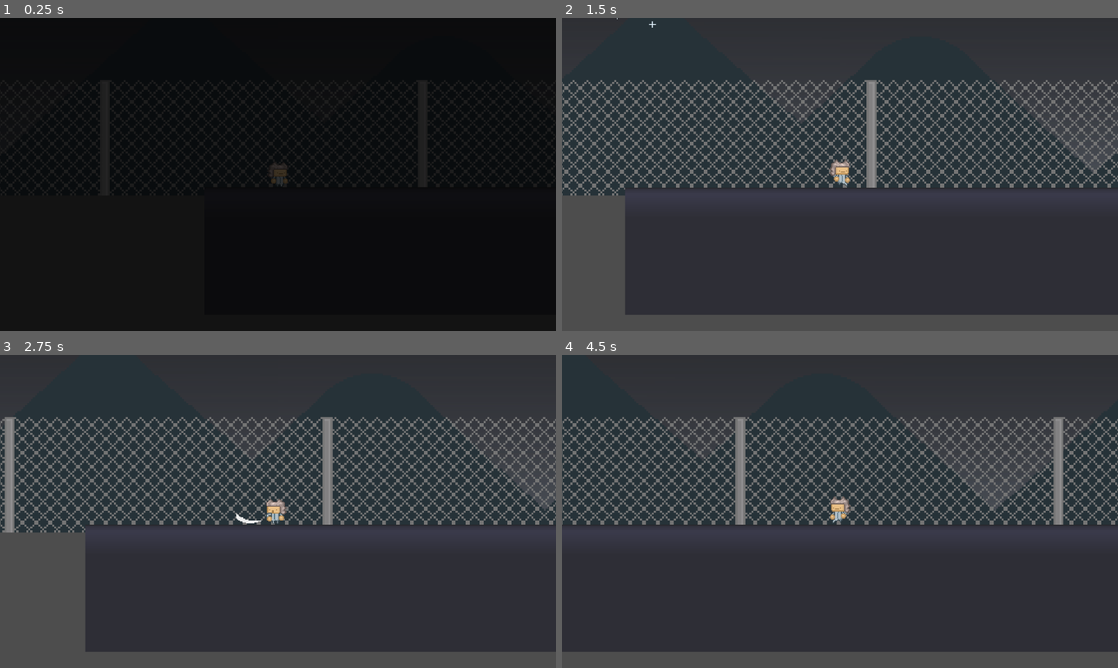
Above: before the commit, frames 1-4 (two rows, left to right).
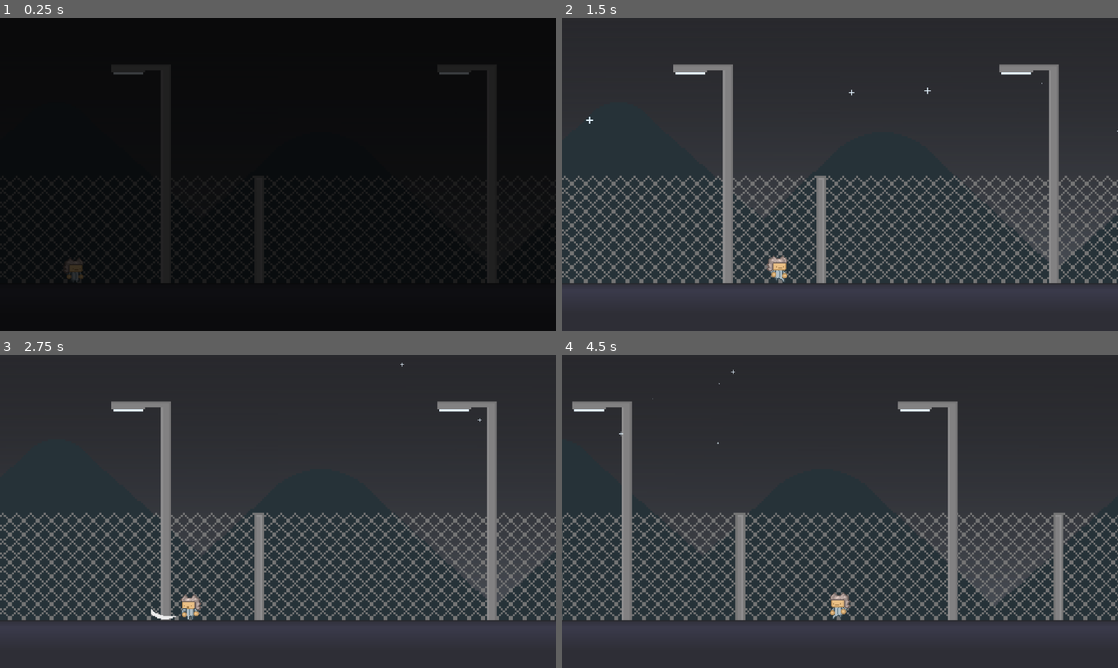
Above: after the commit, the same moments.

Repository: Brian-Magnuson/lab_escape_gd
Game: Godot game, scene res://scenes/level_A.tscn
The game is run twice, just before and just after one commit, with the same random seed, the same clock (stepped at 60 frames per second) and the same inputs. This scene is started directly instead of the project's main scene.
Inputs (mouse positions are in pixels of both pictures, inside the frame that each line leads up to):
- Up to frame 1 (0.25 s): no input
- Up to frame 2 (1.5 s): move the mouse to (962, 158) at 0.52 s; press the mouse at (962, 158) at 0.53 s; hold D (move_right) from 0.53 s (still down); tap Space (jump) at 0.77 s; move the mouse to (728, 190) at 1.27 s; release the mouse at (728, 190) at 1.28 s; tap E (interact) at 1.35 s
- Up to frame 3 (2.75 s): tap Space (jump) at 1.52 s; move the mouse to (333, 442) at 2.02 s; release D (move_right) at 2.03 s; press the mouse at (333, 442) at 2.03 s; hold A (move_left) from 2.03 s (still down)
- Up to frame 4 (4.5 s): move the mouse to (812, 574) at 2.77 s; release A (move_left) at 2.78 s; release the mouse at (812, 574) at 2.78 s; hold D (move_right) 2.78-4.28 s; tap E (interact) at 2.85, 4.35 s; tap Space (jump) at 3.02, 3.77 s; move the mouse to (1006, 558) at 3.52 s; press the mouse at (1006, 558) at 3.53 s; move the mouse to (673, 464) at 4.27 s; release the mouse at (673, 464) at 4.28 s; hold A (move_left) from 4.28 s (still down)

The runs differ from the first frame. In frame 1, 0.7% of the frame differs, in the area x 11-88%, y 16-85%; in frame 2, 30%; in frame 3, 30%, in the area x 0-100%, y 2-100%; in frame 4, 28%.

Commit message:
Add camera bounds to ending

Diff:
--- a/scenes/level_A.tscn
+++ b/scenes/level_A.tscn
@@ -1,8 +1,9 @@
-[gd_scene load_steps=31 format=4 uid="uid://cm3xvouxmewkv"]
+[gd_scene load_steps=32 format=4 uid="uid://cm3xvouxmewkv"]
 
 [ext_resource type="Texture2D" uid="uid://b6oumgjptrvbb" path="res://assets/backgrounds/Outside0.png" id="1_q76dc"]
 [ext_resource type="Texture2D" uid="uid://blki7d1j2ue6h" path="res://assets/backgrounds/Outside1.png" id="2_5ynks"]
 [ext_resource type="Texture2D" uid="uid://esa6ddohlnth" path="res://assets/backgrounds/Outside2.png" id="3_jqaso"]
+[ext_resource type="Texture2D" uid="uid://c7uv5x44s3lyj" path="res://assets/backgrounds/Outside3.png" id="4_5ynks"]
 [ext_resource type="Texture2D" uid="uid://ftjg3puu72lw" path="res://assets/tiles/LabTileset.png" id="4_guxfr"]
 [ext_resource type="Texture2D" uid="uid://biqr3vu0dcgxc" path="res://assets/environment/SemisolidPlatform.png" id="5_5tjs3"]
 [ext_resource type="Texture2D" uid="uid://dghxv6wir8pe7" path="res://assets/tiles/LabTilesetDarker.png" id="6_njawk"]
@@ -640,6 +641,15 @@
 texture = ExtResource("3_jqaso")
 centered = false
 
+[node name="Parallax0" type="Parallax2D" parent="Background"]
+repeat_size = Vector2(640, 0)
+repeat_times = 3
+
+[node name="Sprite2D" type="Sprite2D" parent="Background/Parallax0"]
+scale = Vector2(2, 2)
+texture = ExtResource("4_5ynks")
+centered = false
+
 [node name="BackgroundTiles" type="TileMapLayer" parent="Background"]
 tile_set = SubResource("TileSet_pikno")
 
@@ -666,6 +676,10 @@
 
 [node name="Camera2D" type="Camera2D" parent="Player"]
 zoom = Vector2(2.145, 2.145)
+limit_left = 0
+limit_top = 0
+limit_right = 1200
+limit_bottom = 400
 
 [node name="UserInterface" type="CanvasLayer" parent="."]
 script = ExtResource("9_q6vrk")
